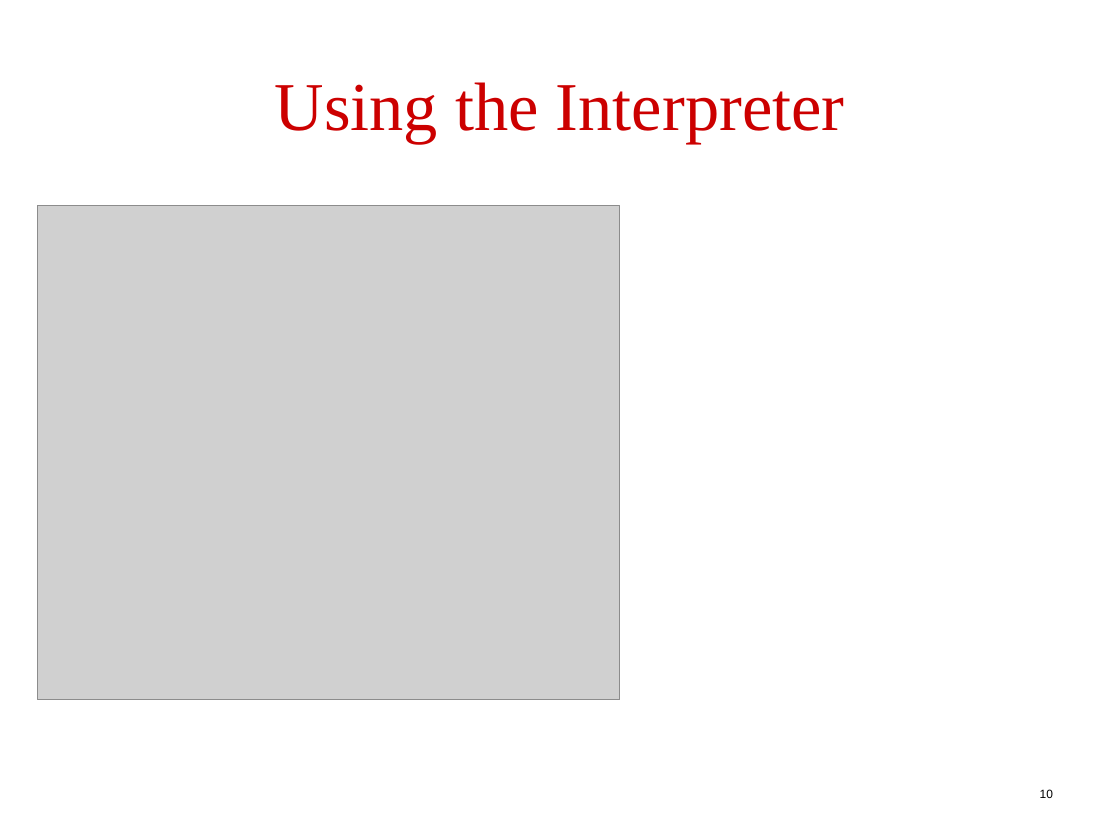
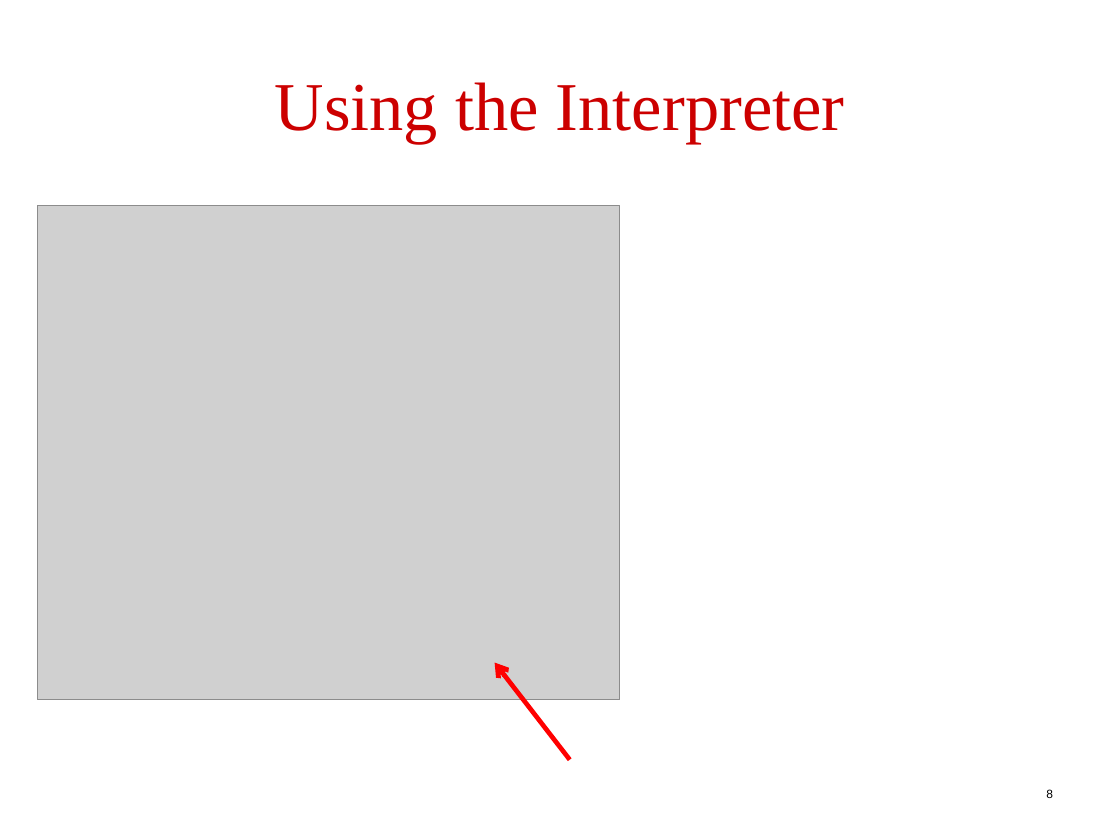
Before and after one commit to robintux/gip, a slide deck: slide 8 of Tirgul/1/tirgul1.ppt (slide 10 before the commit). Drawn at 1120x840 pixels with LibreOffice and Linux fonts; fonts in the diff are those of the drawing; grey boxes stand for pictures. Boxes give left, top, right and bottom in pixels: in the first picture for what was removed or moved away, otherwise in the second. Text is boxed around its words. In the diff, an @@ line names an element or a change of style, - is before the commit and + after.

```diff
--- a/Tirgul/1/tirgul1.ppt
+++ b/Tirgul/1/tirgul1.ppt
@@ arrow added from (570, 759) to (495, 663), #FF0000 3 pt @@
@@ page number at bbox=[1046, 789, 1053, 798]: text changed @@
-10
+8
```
Also in this commit, not shown: 4 other slides changed, 2 slides removed.
